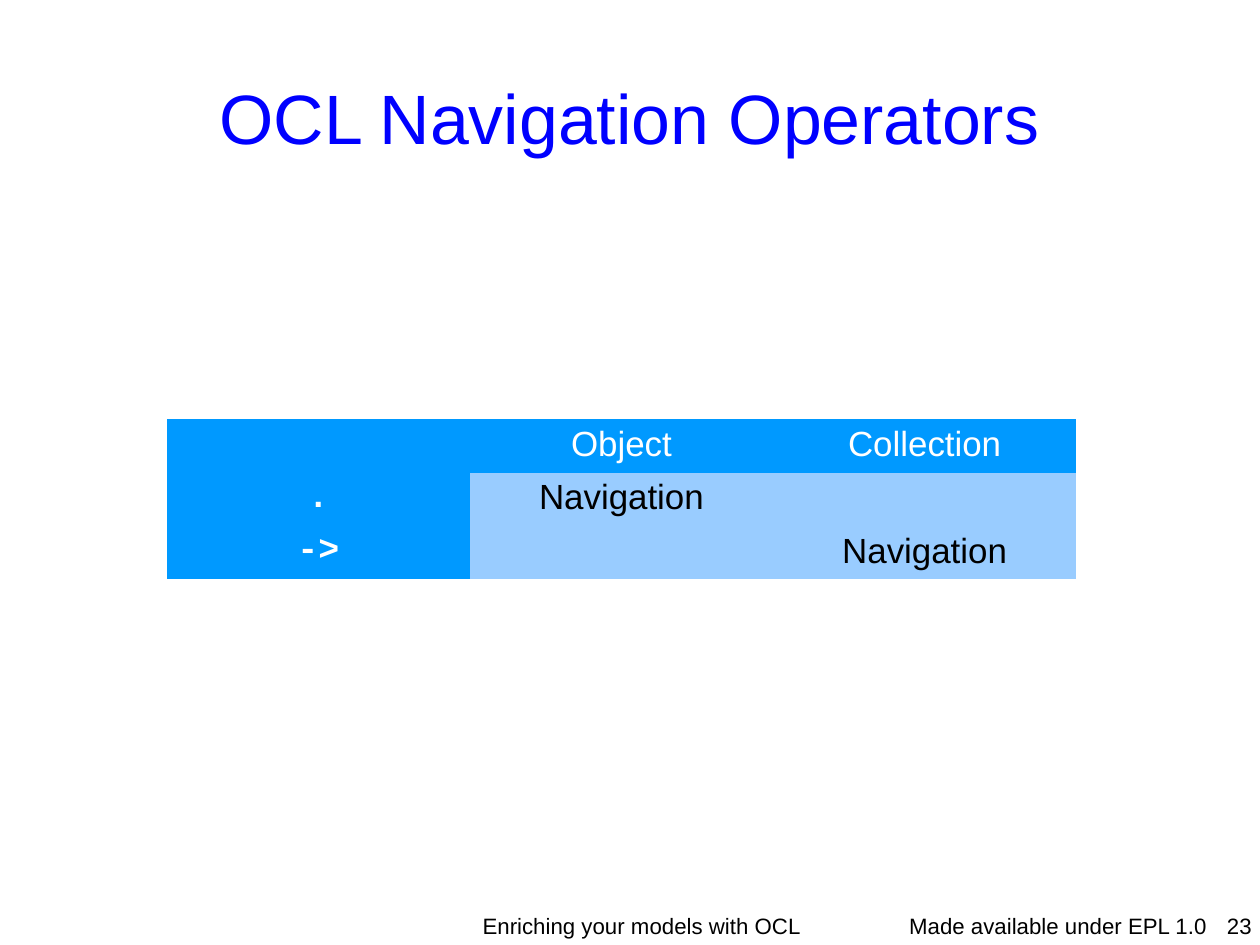
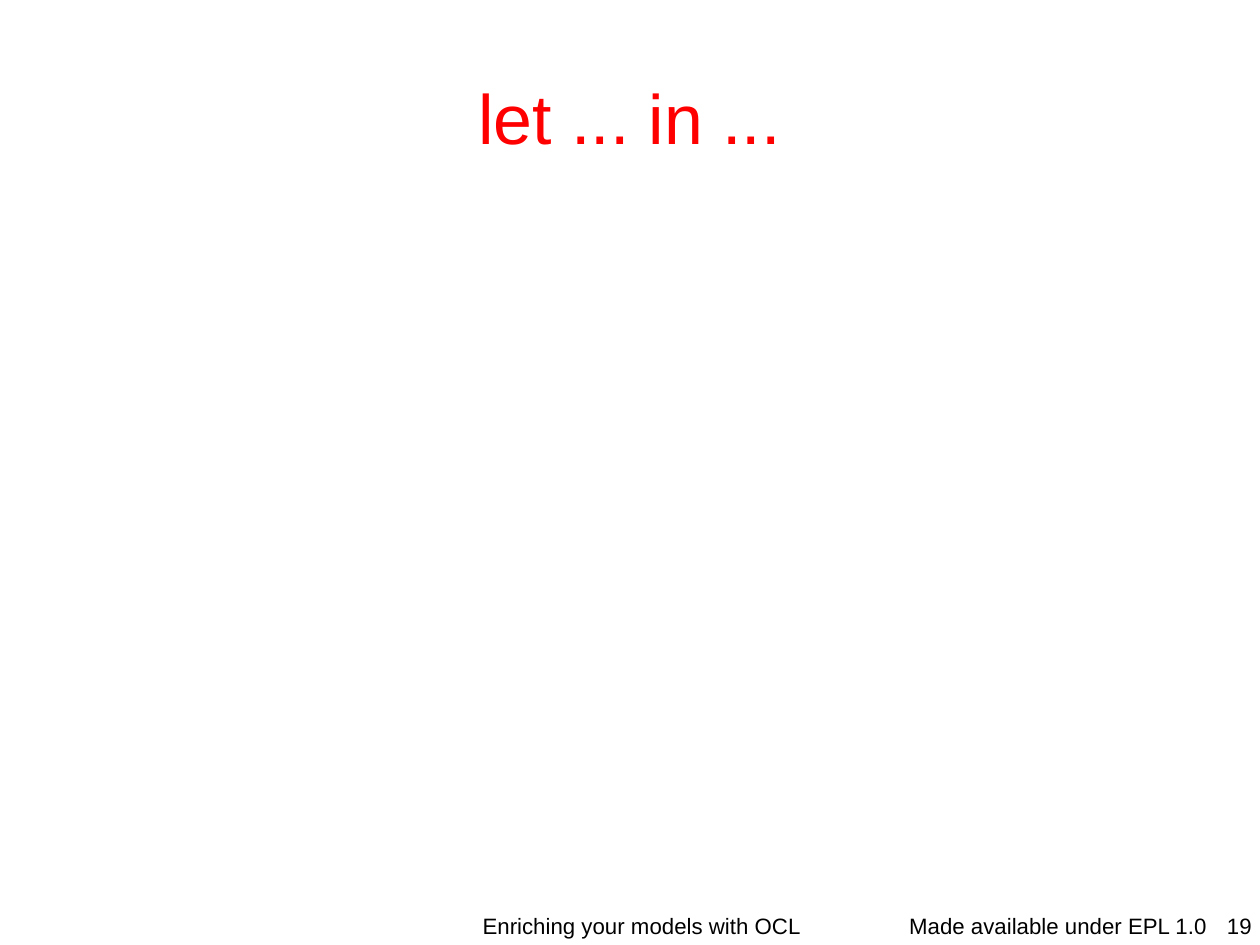
Before and after one commit to eclipse-ocl/ocl-website, a slide deck: slide 19 of ocl/docs/publications/ESE2010LongTalk/EnrichingWithOCL.odp (slide 23 before the commit). Drawn at 1260x945 pixels with LibreOffice and Linux fonts; fonts in the diff are those of the drawing; background and template pictures are left out. Boxes give left, top, right and bottom in pixels: in the first picture for what was removed or moved away, otherwise in the second. Text is boxed around its words. In the diff, an @@ line names an element or a change of style, - is before the commit and + after.

```diff
--- a/ocl/docs/publications/ESE2010LongTalk/EnrichingWithOCL.odp
+++ b/ocl/docs/publications/ESE2010LongTalk/EnrichingWithOCL.odp
@@ title at (x1=478, y1=93, x2=703, y2=145): text changed; text colour #0000FF to #FF0000 @@
-OCL Navigation Operators
+let ... in ...
@@ table removed at (x1=167, y1=420, x2=1076, y2=574), 3 rows, 3 columns @@
- | Object | Collection
-. | Navigation | 
--> |  | Navigation
@@ page number at (x1=1227, y1=918, x2=1252, y2=935): text changed @@
-23
+19
```
Also in this commit, not shown: 20 other slides changed, 5 slides added.
